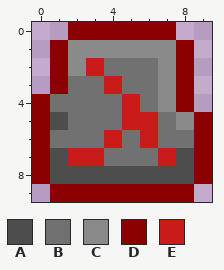
Edited in one commit: pixel-art sprite (Art/16x16 Pixel Art Roguelike (Forest) Pack/items/rune_lambd_icon_cursed.png). That is the earlier state.
The file is 10x10 pixels.
Palette (. is transparent): A #4d4d4d  B #717171  C #8a8a8a  D #8b0000  E #ca1b1b
Pixels before, first column x 0:
 0 ..DDDDDD..
 1 .DCCCCCCD.
 2 .DCEBBBCD.
 3 .DBBEBBCD.
 4 DBBBBEBCD.
 5 DABBBEEBCD
 6 DBBBEBEBBD
 7 DAEEBBBEAD
 8 DAAAAAAAAD
 9 .DDDDDDDD.
Now the later version:
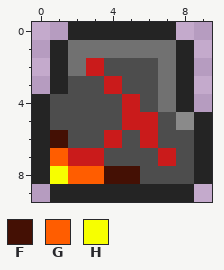
Colours new in this view: F #441004  G #ff5d00  H #f7ff00
The edit:
colour D: #8b0000 -> #242424
y 1: x 2..7 CCCCCC -> BBBBBB
y 2: x 2 C -> B; x 4..7 BBBC -> AAAB
y 3: x 2..3 BB -> AA; x 5..7 BBC -> AAB
y 4: x 1..4 BBBB -> AAAA; x 6..7 BC -> AB
y 5: x 2..4 BBB -> AAA; x 7 B -> A
y 6: x 1..3 BBB -> FAA; x 5 B -> A; x 7..8 BB -> AA
y 7: x 1 A -> G; x 4..6 BBB -> AAA
y 8: x 1..5 AAAAA -> HGGFF
